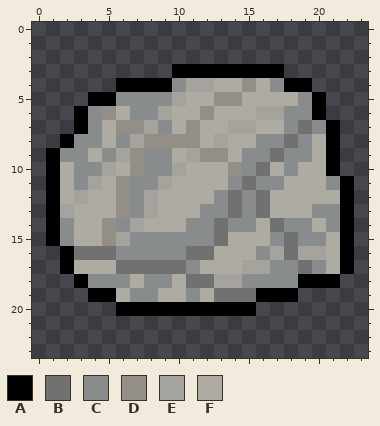
Two versions of one pixel-art sprite, src/img/ores/stone-iron-ore.png. This is how it looked before the edit.
The file is 24x24 pixels.
Palette (. is transparent): A #000000  B #717171  C #888c8d  D #938f86  E #a5a39d  F #aeaba3
Pixels before, first column x 1:
 3 .........AAAAAAAA.....
 4 .....AAAACEEFFDFCAA...
 5 ...AACCCCEFFDDFFFFCA..
 6 ..ACDFCCEFFDFFFEECCA..
 7 ..ACFDDECFDFFEEFFCBCA.
 8 .ACCFCEDDDDFEFFCCBCFA.
 9 ACCFCEDCCFEDDFCCBCCFA.
10 AFCCEFDCCEFFFDCBFCFFA.
11 AFCEFDCCEFFFFCBCCFFFCA
12 AFEFFDCEFFFFCBCBFFFFFA
13 AEFFFDCEFFFCCBCBFFFCCA
14 ACFFDCEFFFCCBCCFBCCFCA
15 ACFFDECCCCCCBFFFCBCCFA
16 .ABBBCCCCCBBFFFCEBEEFA
17 .AFFFBBBBBCFFFEECCBCFA
18 ..ACCCFCCFBBEECCCCAAA.
19 ...AAFCCFFCFBBBAAA....
20 .....AAAAAAAAAA.......
After the commit:
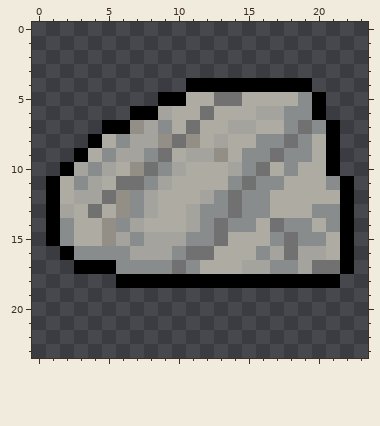
Changes in this commit:
y 3: x 10..17 AAAAAAAA -> ........
y 4: x 6..17 AAAACEEFFDFC -> .....AAAAAAA
y 5: x 4..10 AACCCCE -> .....AA; x 13..14 DD -> BB
y 6: x 3..8 ACDFCC -> ....AA; x 12 D -> B
y 7: x 3..6 ACFD -> ..AA; x 11 D -> B
y 8: x 2..4 ACC -> ..A; x 8 D -> E; x 10 D -> B
y 9: x 1..3 ACC -> ..A; x 7 D -> E; x 9 C -> B; x 12 D -> E
y 10: x 1..3 AFC -> .AE; x 8 C -> B; x 14 D -> E
y 11: x 6..7 DC -> BB
y 12: x 4..5 FF -> EB; x 12 F -> E; x 16 B -> C
y 13: x 4 F -> B; x 11 F -> E; x 16 B -> C
y 14: x 11 C -> E
y 15: x 8..10 CCC -> EEE
y 16: x 3..5 BBB -> CCC; x 7..9 CCC -> EEE
y 17: x 2..9 AFFFBBBB -> .AAACCCC; x 19..21 BCF -> EBB
y 18: x 3..18 ACCCFCCFBBEECCCC -> ...AAAAAAAAAAAAA
y 19: x 4..18 AAFCCFFCFBBBAAA -> ...............
y 20: x 6..15 AAAAAAAAAA -> ..........
Changed places in both pictures, as pixel boxes (x1, y1, x2, y2):
changed: (46, 64, 340, 316)
